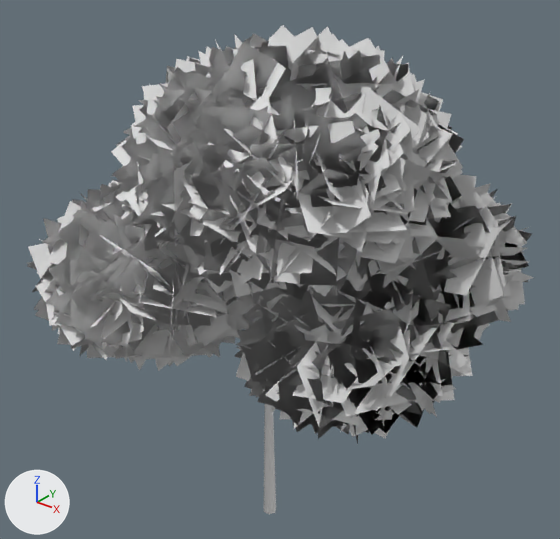
What one commit did to the glTF model static/models/tree.gltf.
Rendered twice from a 50 mm camera at (5.65, -6.83, 8.26) aimed at (-0.12, 0.39, 3.79). Every picture has the same lights, and +X, +Y and +Z are marked at lower left. Where no turn or scale is listed for an object, it has been applied to the vertices.

The first picture shows 'leaves', 'trunk'.
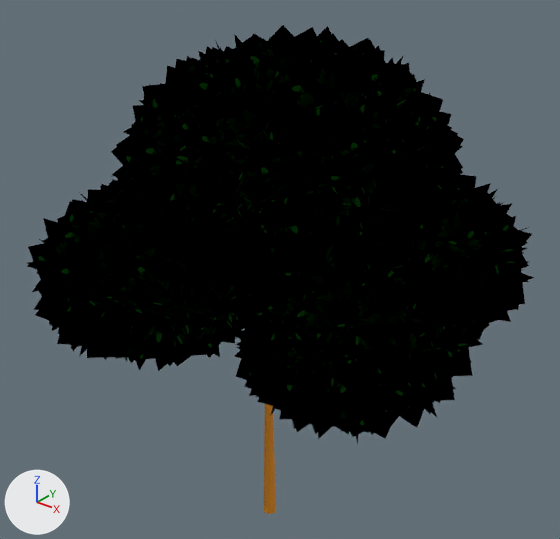
Pixel boxes [x1, y1, x2, y2] of what changed, in the pictures (560 x 539 px):
'leaves', recoloured (grey to black)
    both: [27, 25, 534, 442]
'trunk', recoloured (grey to brown)
    both: [264, 404, 276, 514]

Edits to the bpy script that builds the scene:
```text
Add img_untitled:
    img_untitled = load_image('Untitled', 'tree_img0.png', 1024, 1024, 'sRGB')
Add mat_material:
    mat_material = bpy.data.materials.new('Material')
    # uses the picture img_untitled
Add mat_material_001:
    mat_material_001 = principled_material('Material.001')
    mat_material_001.base_color = (0.8, 0.282, 0.00512)  # orange #e79110
Change me_tree_001:
    where me_tree_001.from_pydata(...)  # 1776 vertices, 3360 faces; spans x -1.19..1.55, y -1.03..2.61, z 0.0..6.13
    add me_tree_001.materials.append(mat_material_001)  # orange #e79110
Change me_plane_119:
    where me_plane_119.from_pydata(...)  # 12010 vertices, 9600 faces; spans x -2.89..2.77, y -2.79..2.82, z -2.17..2.56
    add me_plane_119.materials.append(mat_material)
```
